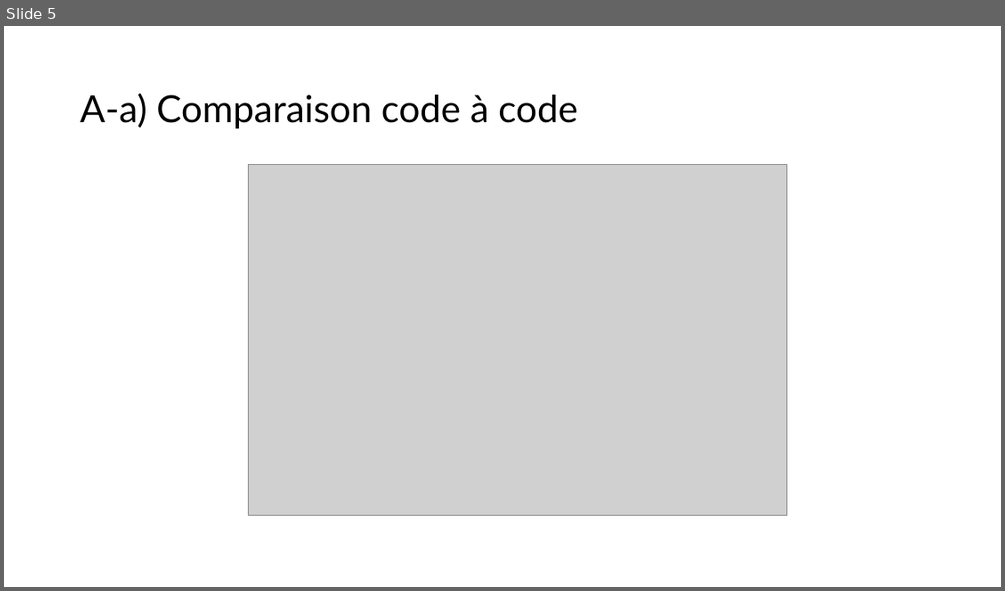
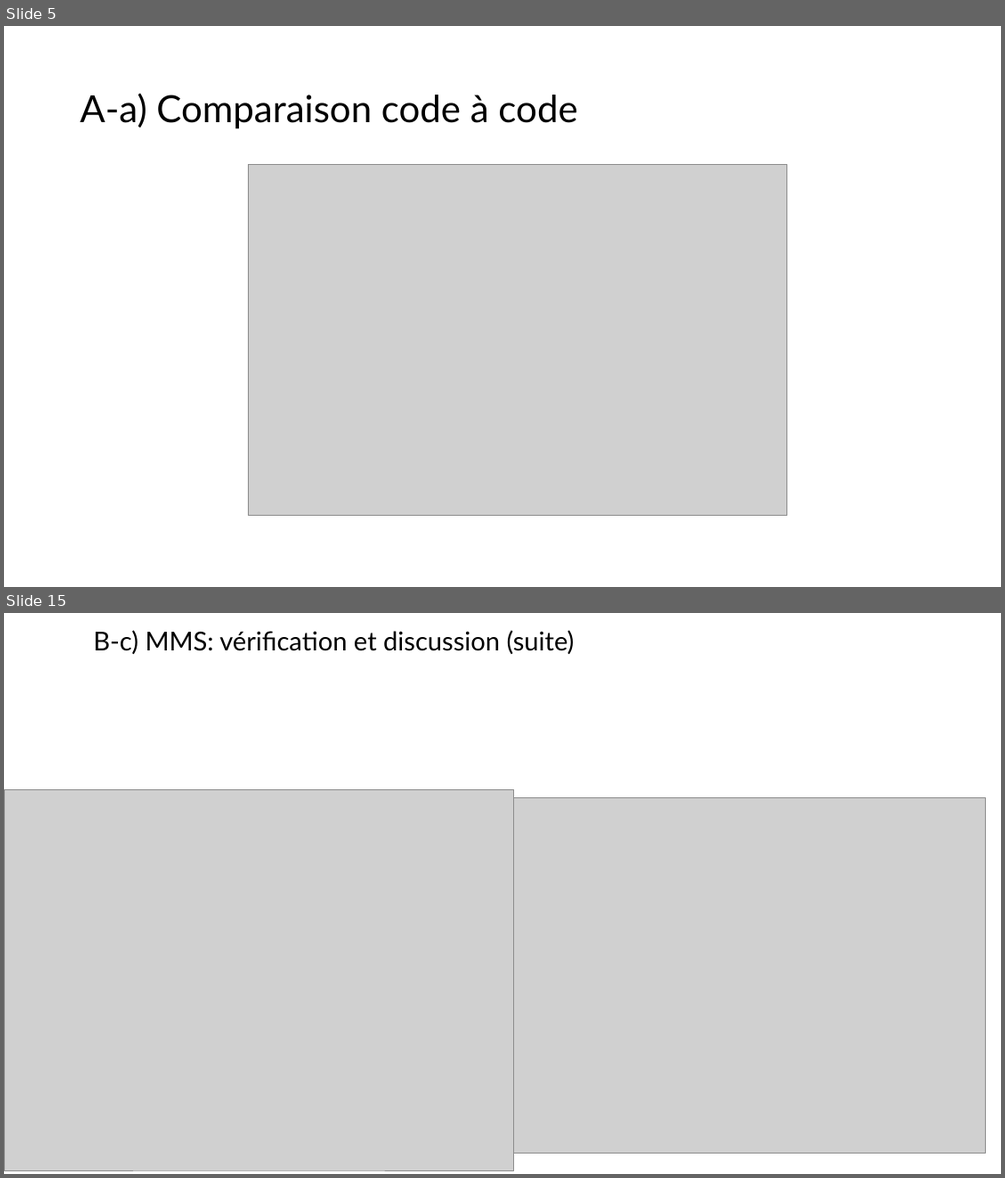
Before and after one commit to mehdibendaya/MEC8211DEV2, a slide deck: Devoir_2.pptx. Shown one above the other, each under a label of ours: slide 5 before the commit, slides 5 and 15 after it; the slides between them are not shown. The pictures are 1005x591 and 1005x1178 pixels, drawn with LibreOffice and Linux fonts; fonts in the diff are those of the drawing; grey boxes stand for pictures. Boxes give left, top, right and bottom in pixels: in the first picture for what was removed or moved away, otherwise in the second. Text is boxed around its words. In the diff, an @@ line names an element or a change of style, - is before the commit and + after.

```diff
--- a/Devoir_2.pptx
+++ b/Devoir_2.pptx
@@ slide 15 added at bbox=[4, 613, 1001, 1174], background #FFFFFF @@
@@ text added at bbox=[93, 630, 574, 654], 25 pt, text #000000 @@
+B-c) MMS: vérification et discussion (suite)
@@ picture added at bbox=[4, 789, 514, 1171] @@
@@ picture added at bbox=[514, 798, 985, 1153] @@
```
Also in this commit, not shown: 9 slides changed, 2 other slides added, 1 slide removed.
